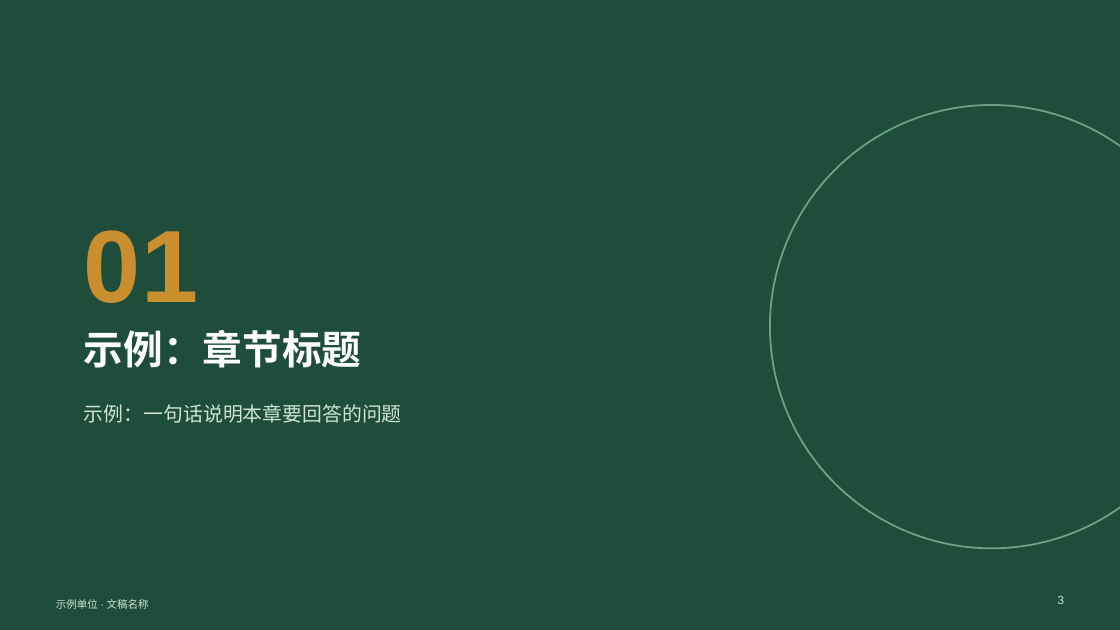
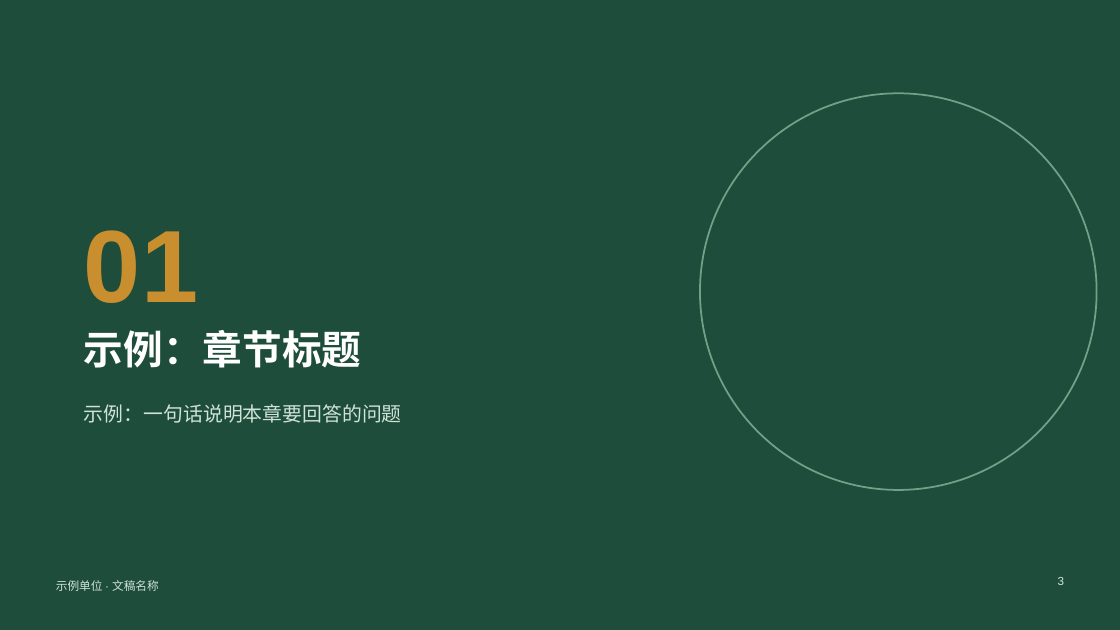
Before and after one commit to dataelement/bisheng, a slide deck: slide 3 of src/backend/bisheng/linsight/builtin_skills/bisheng-pptx/templates/classroom/template.pptx. Drawn at 1120x630 pixels with LibreOffice and Linux fonts; fonts in the diff are those of the drawing. Boxes give left, top, right and bottom in pixels: in the first picture for what was removed or moved away, otherwise in the second. Text is boxed around its words. In the diff, an @@ line names an element or a change of style, - is before the commit and + after.

```diff
--- a/src/backend/bisheng/linsight/builtin_skills/bisheng-pptx/templates/classroom/template.pptx
+++ b/src/backend/bisheng/linsight/builtin_skills/bisheng-pptx/templates/classroom/template.pptx
@@ ellipse: place and size @@
-ellipse at bbox=[770, 105, 1120, 549]
+ellipse at bbox=[700, 93, 1096, 490]
@@ text "示例单位 · 文稿名称": place and size @@
-text "示例单位 · 文稿名称" at bbox=[56, 599, 149, 609]
+text "示例单位 · 文稿名称" at bbox=[56, 580, 159, 591]
@@ text "示例单位 · 文稿名称" at bbox=[56, 580, 159, 591]: size 9 to 10 pt @@
@@ page number: place and size @@
-page number at bbox=[1058, 596, 1064, 604]
+page number at bbox=[1058, 577, 1064, 585]
```
Also in this commit, not shown: 14 other slides changed, 18 other files.
